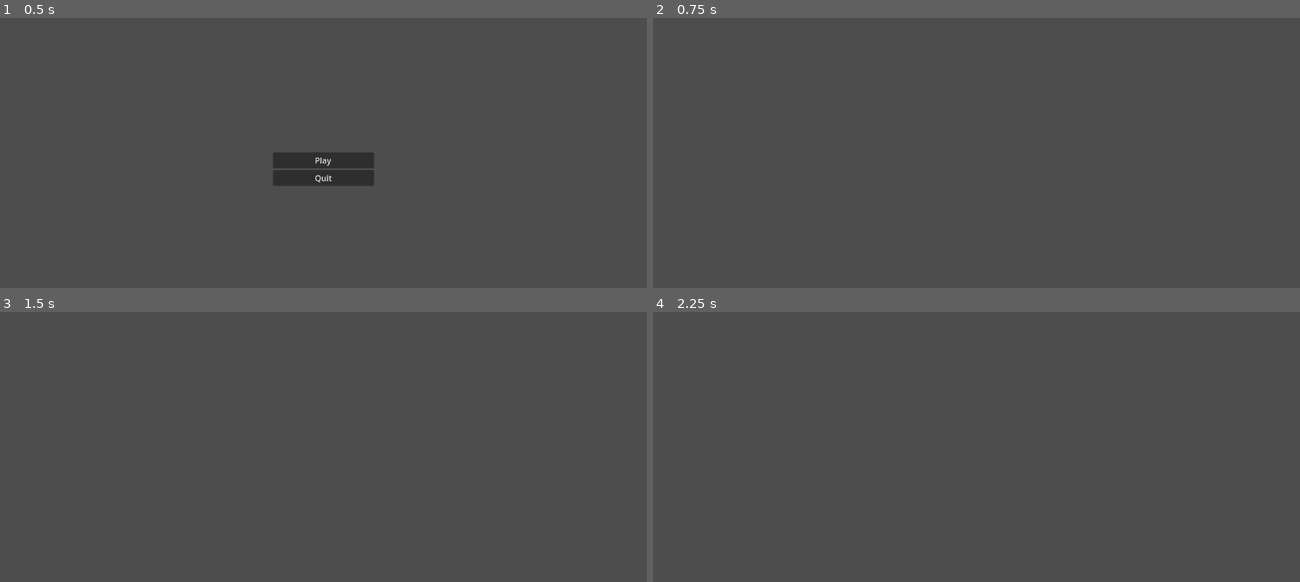
Above: before the commit, frames 1-4 (two rows, left to right).
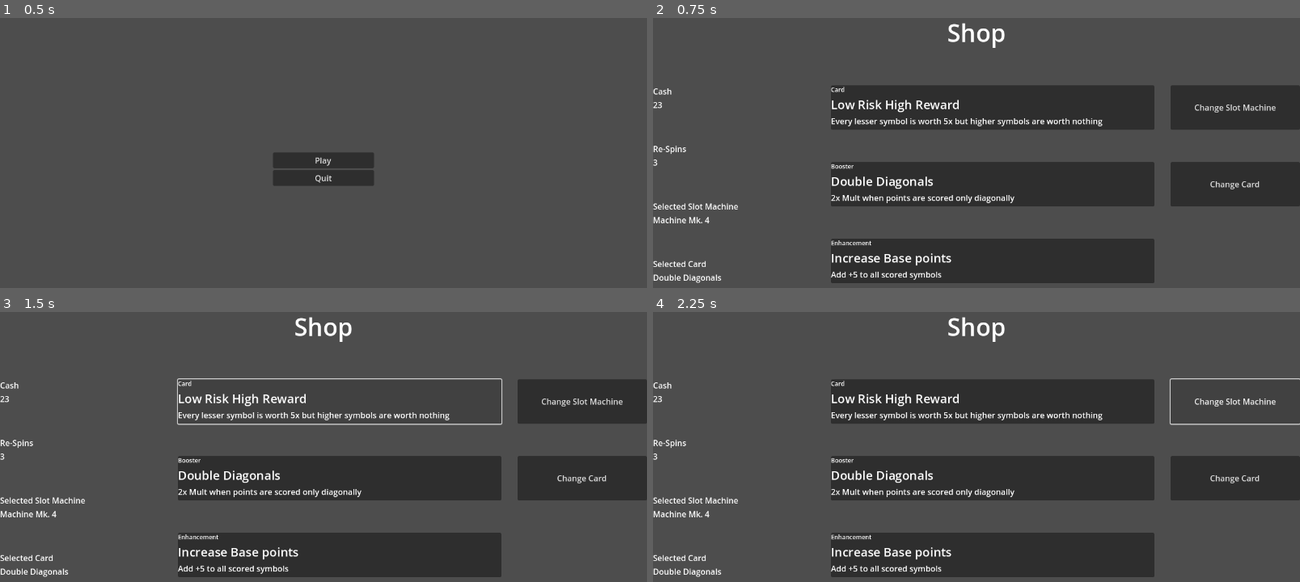
Above: after the commit, the same moments.

Repository: saveligulas/hackathon2025
Game: Godot game, scene res://scenes/mainMenu.tscn
The game is run twice, just before and just after one commit, with the same random seed, the same clock (stepped at 60 frames per second) and the same inputs.
Inputs (mouse positions are in pixels of both pictures, inside the frame that each line leads up to):
- Up to frame 1 (0.5 s): no input
- Up to frame 2 (0.75 s): click "Play" at 0.5 s
- Up to frame 3 (1.5 s): click (336, 401) at 1.27 s
- Up to frame 4 (2.25 s): click (1235, 401) at 2 s, where only the run after the commit has a clickable "Change Slot Machine"

Frame 1 is identical in both runs. In frame 2, 31% of the frame differs, in the area x 0-100%, y 1-99%; in frame 3, 25%; in frame 4, 28%.

Commit message:
Adjustments

Diff:
--- /dev/null
+++ b/scenes/shop.tscn
@@ -0,0 +1,192 @@
+[gd_scene format=3 uid="uid://cthxdcqxcchb"]
+
+[node name="Shop" type="Control"]
+layout_mode = 3
+anchors_preset = 15
+anchor_right = 1.0
+anchor_bottom = 1.0
+grow_horizontal = 2
+grow_vertical = 2
+
+[node name="VBoxContainer" type="VBoxContainer" parent="."]
+layout_mode = 1
+anchors_preset = 15
+anchor_right = 1.0
+anchor_bottom = 1.0
+grow_horizontal = 2
+grow_vertical = 2
+
+[node name="Shop Label" type="Label" parent="VBoxContainer"]
+custom_minimum_size = Vector2(0, 200)
+layout_mode = 2
+theme_override_font_sizes/font_size = 48
+text = "Shop"
+horizontal_alignment = 1
+vertical_alignment = 1
+
+[node name="HFlowContainer" type="HFlowContainer" parent="VBoxContainer"]
+layout_mode = 2
+size_flags_vertical = 3
+theme_override_constants/h_separation = 32
+
+[node name="Information" type="VBoxContainer" parent="VBoxContainer/HFlowContainer"]
+custom_minimum_size = Vector2(320, 0)
+layout_mode = 2
+theme_override_constants/separation = 64
+
+[node name="Cash" type="VBoxContainer" parent="VBoxContainer/HFlowContainer/Information"]
+layout_mode = 2
+
+[node name="Title" type="Label" parent="VBoxContainer/HFlowContainer/Information/Cash"]
+layout_mode = 2
+text = "Cash"
+
+[node name="Value" type="Label" parent="VBoxContainer/HFlowContainer/Information/Cash"]
+layout_mode = 2
+text = "23"
+
+[node name="Spins" type="VBoxContainer" parent="VBoxContainer/HFlowContainer/Information"]
+layout_mode = 2
+
+[node name="Title" type="Label" parent="VBoxContainer/HFlowContainer/Information/Spins"]
+layout_mode = 2
+text = "Re-Spins"
+
+[node name="Value" type="Label" parent="VBoxContainer/HFlowContainer/Information/Spins"]
+layout_mode = 2
+text = "3"
+
+[node name="Spins2" type="VBoxContainer" parent="VBoxContainer/HFlowContainer/Information"]
+layout_mode = 2
+
+[node name="Title" type="Label" parent="VBoxContainer/HFlowContainer/Information/Spins2"]
+layout_mode = 2
+text = "Selected Slot Machine"
+
+[node name="Value" type="Label" parent="VBoxContainer/HFlowContainer/Information/Spins2"]
+layout_mode = 2
+text = "Machine Mk. 4"
+
+[node name="Spins3" type="VBoxContainer" parent="VBoxContainer/HFlowContainer/Information"]
+layout_mode = 2
+
+[node name="Title" type="Label" parent="VBoxContainer/HFlowContainer/Information/Spins3"]
+layout_mode = 2
+text = "Selected Card"
+
+[node name="Value" type="Label" parent="VBoxContainer/HFlowContainer/Information/Spins3"]
+layout_mode = 2
+text = "Double Diagonals"
+
+[node name="Items" type="VBoxContainer" parent="VBoxContainer/HFlowContainer"]
+custom_minimum_size = Vector2(640, 0)
+layout_mode = 2
+theme_override_constants/separation = 64
+
+[node name="Item1" type="HBoxContainer" parent="VBoxContainer/HFlowContainer/Items"]
+layout_mode = 2
+size_flags_vertical = 3
+
+[node name="Button" type="Button" parent="VBoxContainer/HFlowContainer/Items/Item1"]
+layout_mode = 2
+size_flags_horizontal = 3
+
+[node name="VBoxContainer" type="VBoxContainer" parent="VBoxContainer/HFlowContainer/Items/Item1/Button"]
+layout_mode = 1
+anchors_preset = 15
+anchor_right = 1.0
+anchor_bottom = 1.0
+grow_horizontal = 2
+grow_vertical = 2
+size_flags_horizontal = 3
+
+[node name="Type Label" type="Label" parent="VBoxContainer/HFlowContainer/Items/Item1/Button/VBoxContainer"]
+layout_mode = 2
+theme_override_font_sizes/font_size = 12
+text = "Card"
+
+[node name="Name" type="Label" parent="VBoxContainer/HFlowContainer/Items/Item1/Button/VBoxContainer"]
+layout_mode = 2
+theme_override_font_sizes/font_size = 24
+text = "Low Risk High Reward"
+
+[node name="Description" type="Label" parent="VBoxContainer/HFlowContainer/Items/Item1/Button/VBoxContainer"]
+layout_mode = 2
+text = "Every lesser symbol is worth 5x but higher symbols are worth nothing"
+
+[node name="Item2" type="HBoxContainer" parent="VBoxContainer/HFlowContainer/Items"]
+layout_mode = 2
+size_flags_vertical = 3
+
+[node name="Button" type="Button" parent="VBoxContainer/HFlowContainer/Items/Item2"]
+layout_mode = 2
+size_flags_horizontal = 3
+
+[node name="VBoxContainer" type="VBoxContainer" parent="VBoxContainer/HFlowContainer/Items/Item2/Button"]
+layout_mode = 1
+anchors_preset = 15
+anchor_right = 1.0
+anchor_bottom = 1.0
+grow_horizontal = 2
+grow_vertical = 2
+size_flags_horizontal = 3
+
+[node name="Type Label" type="Label" parent="VBoxContainer/HFlowContainer/Items/Item2/Button/VBoxContainer"]
+layout_mode = 2
+theme_override_font_sizes/font_size = 12
+text = "Booster"
+
+[node name="Name" type="Label" parent="VBoxContainer/HFlowContainer/Items/Item2/Button/VBoxContainer"]
+layout_mode = 2
+theme_override_font_sizes/font_size = 24
+text = "Double Diagonals"
+
+[node name="Description" type="Label" parent="VBoxContainer/HFlowContainer/Items/Item2/Button/VBoxContainer"]
+layout_mode = 2
+text = "2x Mult when points are scored only diagonally"
+
+[node name="Item3" type="HBoxContainer" parent="VBoxContainer/HFlowContainer/Items"]
+layout_mode = 2
+size_flags_vertical = 3
+
+[node name="Button" type="Button" parent="VBoxContainer/HFlowContainer/Items/Item3"]
+layout_mode = 2
+size_flags_horizontal = 3
+
+[node name="VBoxContainer" type="VBoxContainer" parent="VBoxContainer/HFlowContainer/Items/Item3/Button"]
+layout_mode = 1
+anchors_preset = 15
+anchor_right = 1.0
+anchor_bottom = 1.0
+grow_horizontal = 2
+grow_vertical = 2
+size_flags_horizontal = 3
+
+[node name="Type Label" type="Label" parent="VBoxContainer/HFlowContainer/Items/Item3/Button/VBoxContainer"]
+layout_mode = 2
+theme_override_font_sizes/font_size = 12
+text = "Enhancement"
+
+[node name="Name" type="Label" parent="VBoxContainer/HFlowContainer/Items/Item3/Button/VBoxContainer"]
+layout_mode = 2
+theme_override_font_sizes/font_size = 24
+text = "Increase Base points"
+
+[node name="Description" type="Label" parent="VBoxContainer/HFlowContainer/Items/Item3/Button/VBoxContainer"]
+layout_mode = 2
+text = "Add +5 to all scored symbols"
+
+[node name="Select" type="VBoxContainer" parent="VBoxContainer/HFlowContainer"]
+layout_mode = 2
+size_flags_horizontal = 3
+theme_override_constants/separation = 64
+
+[node name="Change Slot Machine" type="Button" parent="VBoxContainer/HFlowContainer/Select"]
+custom_minimum_size = Vector2(0, 88)
+layout_mode = 2
+text = "Change Slot Machine"
+
+[node name="Change Card" type="Button" parent="VBoxContainer/HFlowContainer/Select"]
+custom_minimum_size = Vector2(0, 88)
+layout_mode = 2
+text = "Change Card"
--- a/src/core/gameManager.gd
+++ b/src/core/gameManager.gd
@@ -15,10 +15,6 @@
 func _process(_delta: float) -> void:
 	pass
 
-func reset_game():
-	# Reset points and stuff.
-	pass
-
 func _handle_state_change(new_state):
 	game_state_changed.emit(new_state)
 	_handle_state_transition(new_state)
@@ -33,5 +29,6 @@
 			get_tree().change_scene_to_file("res://scenes/playing.tscn")
 		GameState.SHOP:
 			print("[GameState] Change to Shop")
+			get_tree().change_scene_to_file("res://scenes/shop.tscn")
 		GameState.GAME_OVER:
 			print("[GameState] Change to Game Over")
--- a/src/core/mainMenu.gd
+++ b/src/core/mainMenu.gd
@@ -14,7 +14,7 @@
 
 
 func _on_play_pressed() -> void:
-	GameManager.current_state = GameManager.GameState.PLAYING
+	GameManager.current_state = GameManager.GameState.SHOP # Change back to playing after testing
 
 
 func _on_quit_pressed() -> void:
